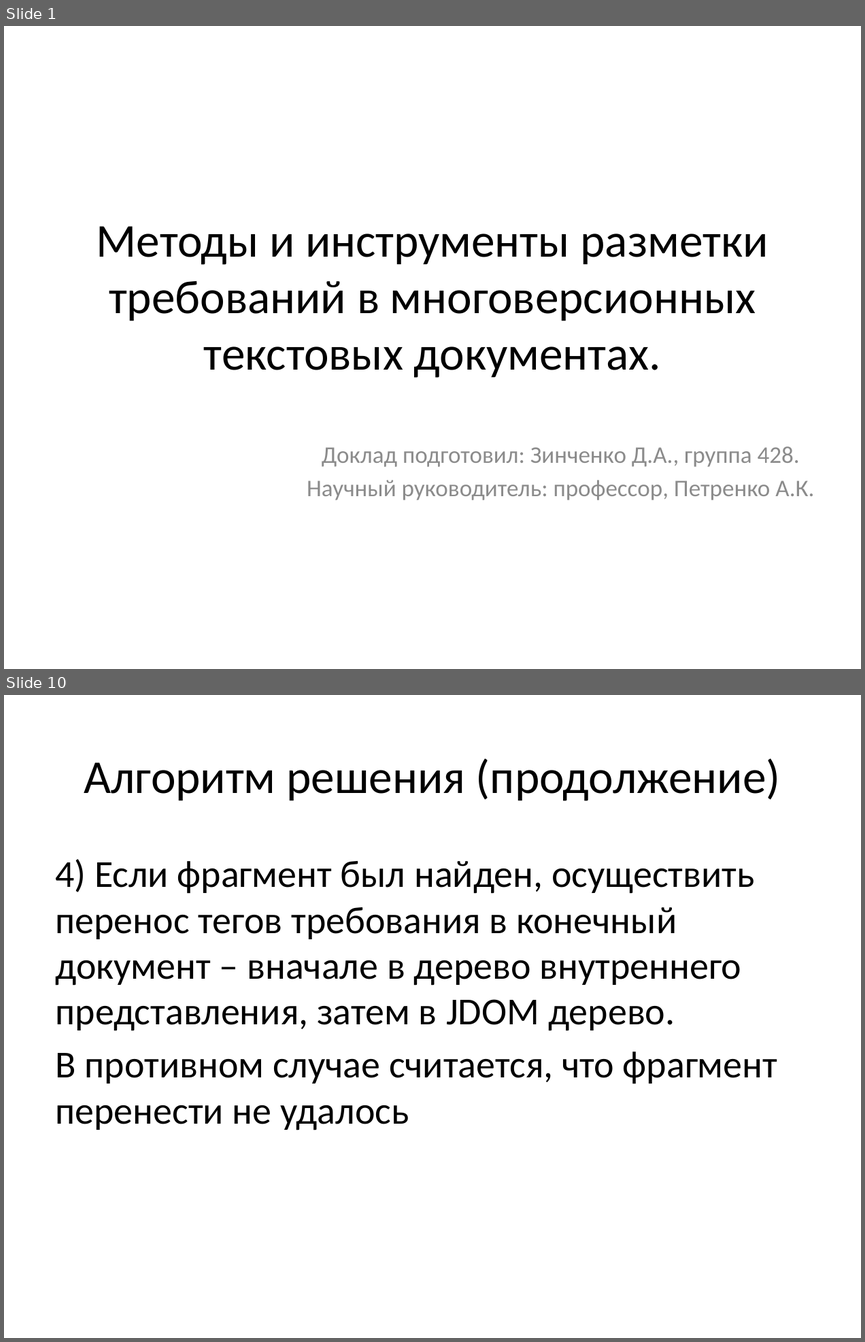
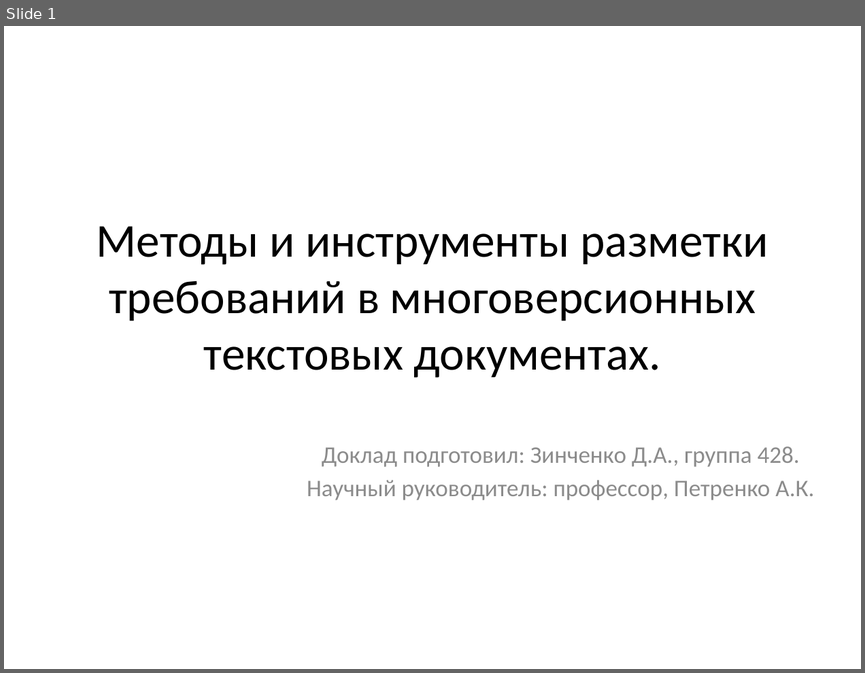
Before and after one commit to Revoltt/ReqSystem, a slide deck: diploma.pptx. Shown one above the other, each under a label of ours: slides 1 and 10 before the commit, slide 1 after it; the slides between them are not shown. The pictures are 865x1342 and 865x673 pixels, drawn with LibreOffice and Linux fonts; fonts in the diff are those of the drawing. Boxes give left, top, right and bottom in pixels: in the first picture for what was removed or moved away, otherwise in the second. Text is boxed around its words. In the diff, an @@ line names an element or a change of style, - is before the commit and + after.

Commit message:
renamed some files, added text and presentation v0.2

```diff
--- a/diploma.pptx
+++ b/diploma.pptx
@@ slide 10 removed at [4, 695, 861, 1338], background #FFFFFF @@
@@ title removed at [84, 758, 781, 801] @@
-Алгоритм решения (продолжение)
@@ text removed at [56, 859, 777, 1130] @@
-4) Если фрагмент был найден, осуществить перенос тегов требования в конечный документ – вначале в дерево внутреннего представления, затем в JDOM дерево.
-В противном случае считается, что фрагмент перенести не удалось
```
Also in this commit, not shown: 8 slides changed, 6 slides added, 2 other slides removed, 8 other files.
